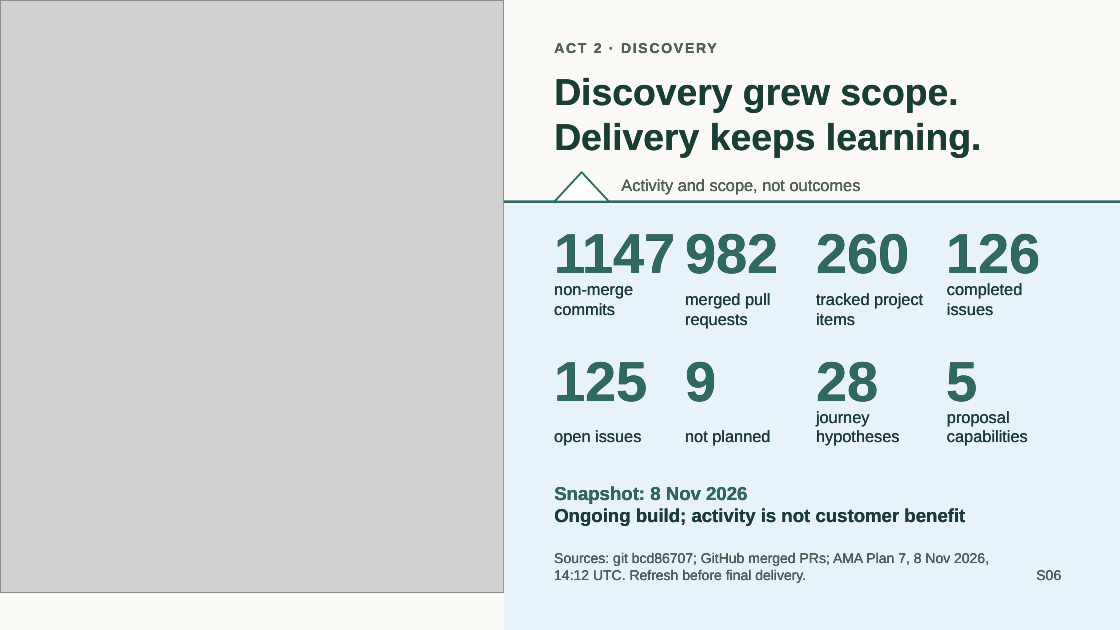
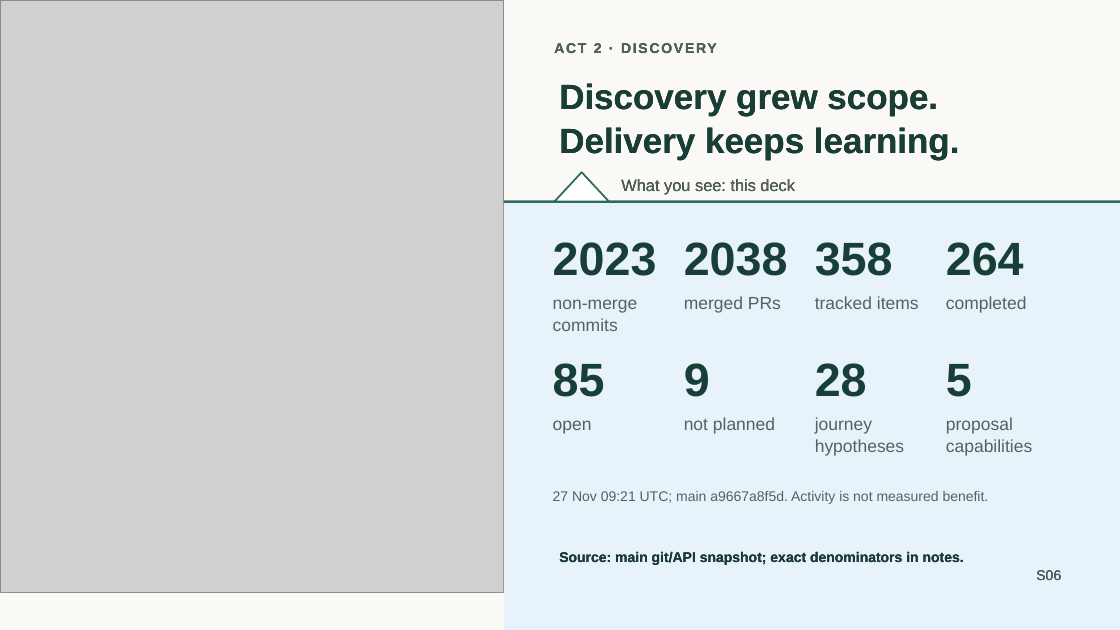
Before and after one commit to jmservera/ama, a slide deck: slide 7 of docs/capstone/deck/zava-forward-cowork-v2-draft.pptx. Drawn at 1120x630 pixels with LibreOffice and Linux fonts; fonts in the diff are those of the drawing; grey boxes stand for pictures. Boxes give left, top, right and bottom in pixels: in the first picture for what was removed or moved away, otherwise in the second. Text is boxed around its words. In the diff, an @@ line names an element or a change of style, - is before the commit and + after.

```diff
--- a/docs/capstone/deck/zava-forward-cowork-v2-draft.pptx
+++ b/docs/capstone/deck/zava-forward-cowork-v2-draft.pptx
@@ text at (x1=559, y1=83, x2=960, y2=160): text changed; size 32 to 30 pt @@
-Discovery grew scope.
-Delivery keeps learning.
+Discovery grew scope. Delivery keeps learning.
@@ text at (x1=621, y1=179, x2=795, y2=195): text changed @@
-Activity and scope, not outcomes
+What you see: this deck
@@ text removed at (x1=554, y1=234, x2=675, y2=273) @@
-1147
@@ text removed at (x1=685, y1=234, x2=778, y2=274) @@
-982
@@ text removed at (x1=816, y1=234, x2=909, y2=274) @@
-260
@@ text removed at (x1=947, y1=234, x2=1040, y2=274) @@
-126
@@ text added at (x1=553, y1=242, x2=657, y2=276), 40 pt, text #173F35, bold @@
+2023
@@ text added at (x1=684, y1=242, x2=788, y2=276), 40 pt, text #173F35, bold @@
+2038
@@ text added at (x1=815, y1=242, x2=893, y2=276), 40 pt, text #173F35, bold @@
+358
@@ text added at (x1=946, y1=242, x2=1024, y2=276), 40 pt, text #173F35, bold @@
+264
@@ size 14 to 15 pt, text colour #173F35 to #50655E; line spacing 1 to 1.05; vertical alignment middle to top in 4 elements at (x1=684, y1=417, x2=775, y2=434), (x1=946, y1=417, x2=1032, y2=456), (x1=815, y1=417, x2=904, y2=456), (x1=553, y1=299, x2=638, y2=331) @@
@@ text "non-merge commits" moved from (x1=554, y1=286, x2=633, y2=316) to (x1=553, y1=299, x2=638, y2=331) @@
@@ vertical alignment middle to top in 5 elements at (x1=815, y1=296, x2=919, y2=309), (x1=553, y1=420, x2=592, y2=434), (x1=946, y1=296, x2=1027, y2=313), (x1=553, y1=491, x2=989, y2=504), (x1=684, y1=296, x2=781, y2=313) @@
@@ text at (x1=684, y1=296, x2=781, y2=313): text changed; size 14 to 15 pt; text colour #173F35 to #50655E @@
-merged pull requests
+merged PRs
@@ text at (x1=815, y1=296, x2=919, y2=309): text changed; size 14 to 15 pt; text colour #173F35 to #50655E @@
-tracked project items
+tracked items
@@ text at (x1=946, y1=296, x2=1027, y2=313): text changed; size 14 to 15 pt; text colour #173F35 to #50655E @@
-completed issues
+completed
@@ size 48 to 40 pt, text colour #2E6B5E to #173F35; line spacing 1 to 1.05; vertical alignment middle to top in 3 elements at (x1=684, y1=363, x2=710, y2=397), (x1=946, y1=364, x2=972, y2=397), (x1=815, y1=363, x2=867, y2=397) @@
@@ text added at (x1=553, y1=363, x2=605, y2=397), 40 pt, text #173F35, bold @@
+85
@@ text removed at (x1=554, y1=362, x2=647, y2=402) @@
-125
@@ text at (x1=553, y1=420, x2=592, y2=434): text changed; size 14 to 15 pt; text colour #173F35 to #50655E @@
-open issues
+open
@@ text at (x1=553, y1=491, x2=989, y2=504): text changed; size 16 to 12 pt; text colour #173F35 to #50655E; bold off @@
-Snapshot: 8 Nov 2026
-Ongoing build; activity is not customer benefit
+27 Nov 09:21 UTC; main a9667a8f5d. Activity is not measured benefit.
@@ text at (x1=559, y1=551, x2=964, y2=565): text changed; text colour #50655E to #173F35; bold on @@
-Sources: git bcd86707; GitHub merged PRs; AMA Plan 7, 8 Nov 2026, 14:12 UTC. Refresh before final delivery.
+Source: main git/API snapshot; exact denominators in notes.
```
Also in this commit, not shown: 17 other slides changed, 2 slides added, 2 slides removed, 55 other files.
